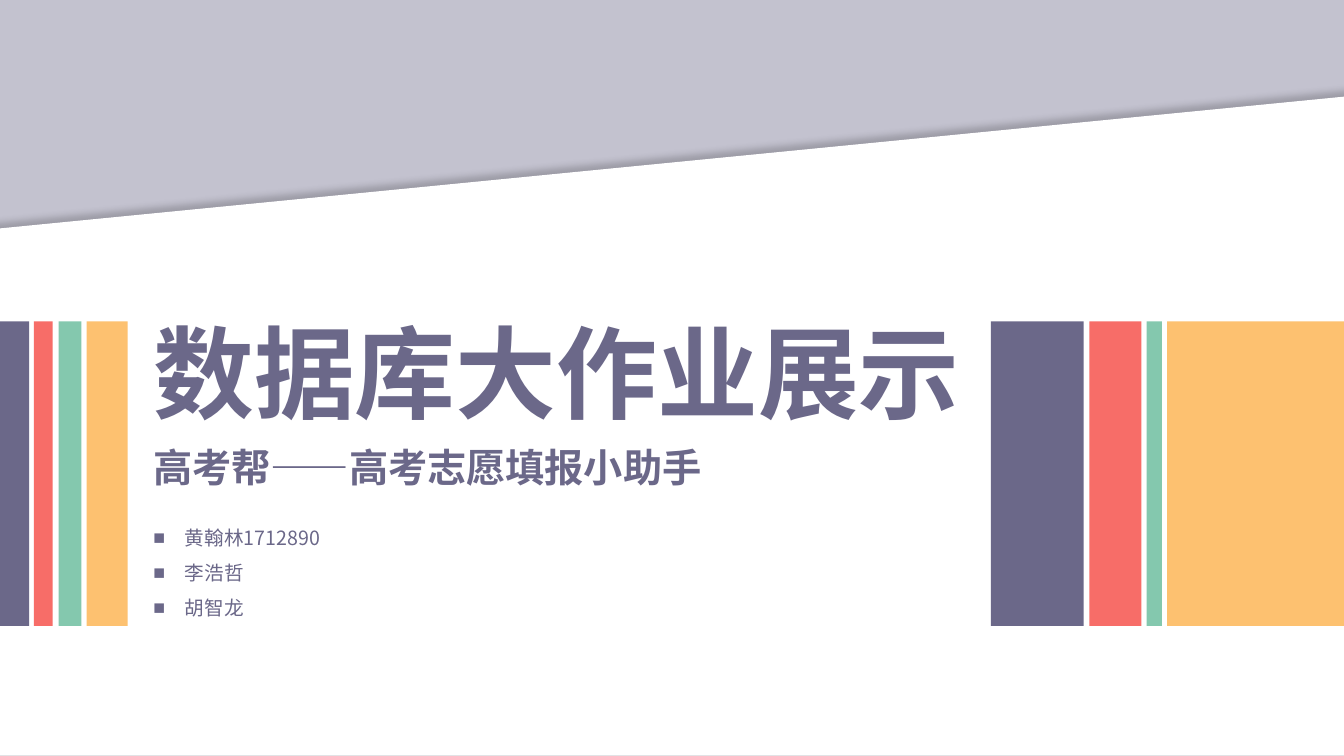
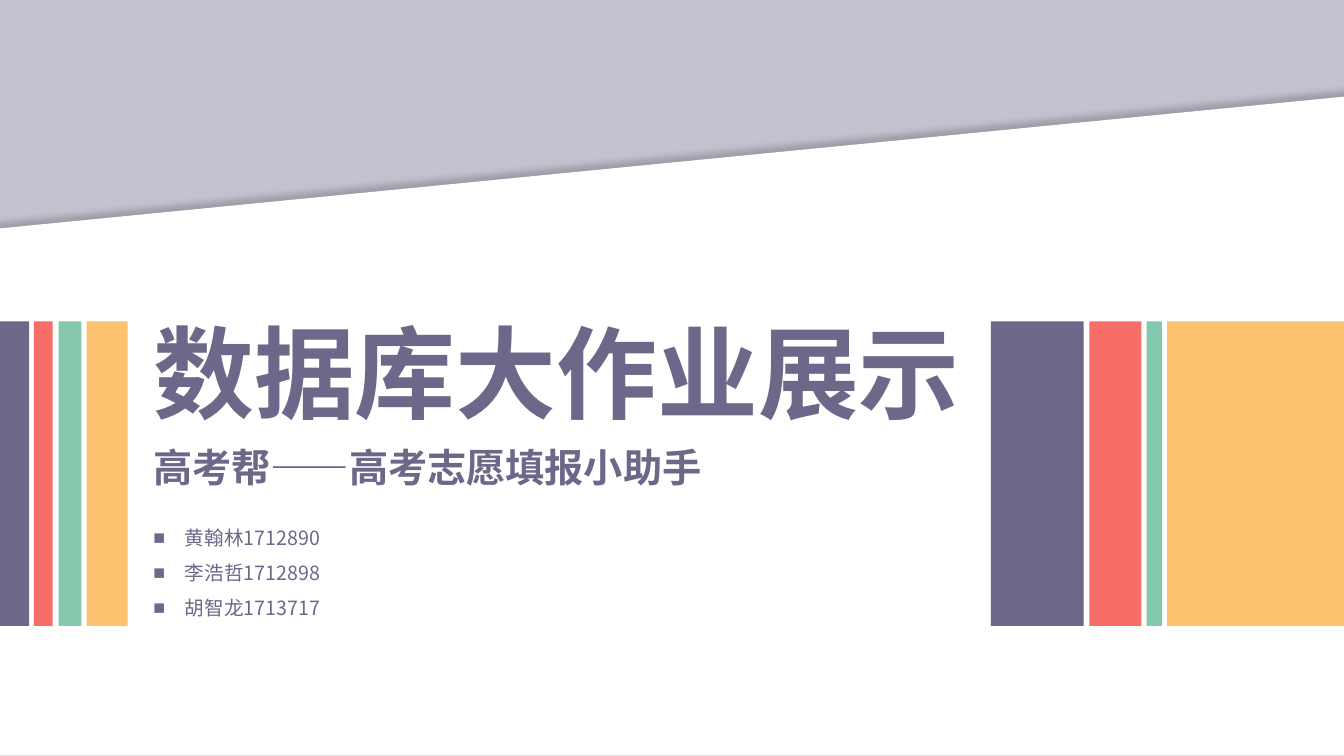
Before and after one commit to Azerrroth/dbgaokao-2019, a slide deck: slide 1 of 数据库展示.pptx. Drawn at 1344x756 pixels with LibreOffice and Linux fonts; fonts in the diff are those of the drawing; background and template pictures are left out. Boxes give left, top, right and bottom in pixels: in the first picture for what was removed or moved away, otherwise in the second. Text is boxed around its words. In the diff, an @@ line names an element or a change of style, - is before the commit and + after.

```diff
--- a/数据库展示.pptx
+++ b/数据库展示.pptx
@@ text at bbox=[185, 563, 320, 617]: text changed @@
-■ 李浩哲
-■ 胡智龙
+■ 李浩哲1712898
+■ 胡智龙1713717
```
Also in this commit, not shown: 1 other slide changed, 11 slides removed.
